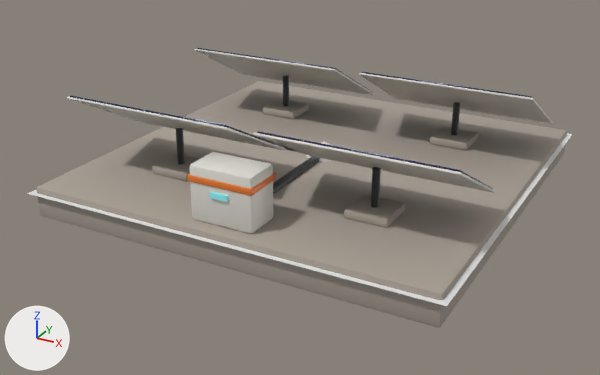
One commit to the glTF model res/models/placement/power/solar_array_2x2.gltf: the scene before it, then after it.
Camera for both pictures: a 50 mm camera at (3.51, -6.87, 3.09) aimed at (-0.11, -0.3, -0.19). Lighting does not change. The marker at lower left points along +X, +Y and +Z. The picture after the commit comes second. Where no turn or scale is listed for an object, it has been applied to the vertices.

In view in the first picture: '%P%Footprint', 'SolarArray' and 1 more.
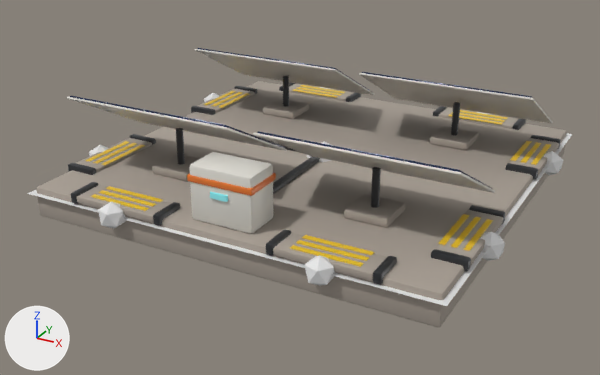
Where the change shows, as pixel boxes (x1, y1, x2, y2) in the pictures (600 x 375 px):
'%V%AnchorOut.007+', added: after (266, 229, 397, 285)
'%V%AnchorOut+', added: after (431, 205, 505, 271)
'%V%AnchorOut.006+', added: after (71, 182, 180, 226)
'%V%AnchorOut.002+', added: after (68, 134, 156, 175)
'%V%AnchorOut.001+', added: after (505, 135, 561, 180)
'%V%AnchorOut.005+', added: after (433, 106, 526, 130)
'%V%AnchorOut.003+', added: after (191, 86, 257, 115)
'%V%AnchorOut.004+', added: after (279, 82, 361, 102)
'%P%AnchorOut.007', added: after (305, 255, 334, 286)
'%P%AnchorOut.006', added: after (98, 201, 126, 229)
'%P%AnchorOut', added: after (481, 232, 505, 261)
'%P%AnchorOut.001', added: after (543, 151, 563, 175)
'%P%AnchorOut.002', added (mostly hidden): after (89, 145, 108, 156)
'%P%AnchorOut.003', added: after (204, 93, 219, 102)

Patch to the scene script:
```diff
--- a/res/models/placement/power/solar_array_2x2.gltf.py
+++ b/res/models/placement/power/solar_array_2x2.gltf.py
@@ ob_v_anchorout_007 @@
+ob_v_anchorout_007 = bpy.data.objects.new('%V%AnchorOut.007+', me_v_anchorout_007)  # 192 vertices, 360 faces; spans x 0.51..1.49, y -1.98..-1.675, z 0.01..0.11; in mat_concrete (grey #aaa095), mat_frame_graphite (dark grey #35373a), mat_hazard_yellow (yellow #edc427)
+ob_v_anchorout_007.location = (0.0, 0.0, 0.0)
@@ ob_v_anchorout_006 @@
+ob_v_anchorout_006 = bpy.data.objects.new('%V%AnchorOut.006+', me_v_anchorout_006)  # 192 vertices, 360 faces; spans x -1.49..-0.51, y -1.98..-1.675, z 0.01..0.11; in mat_concrete (grey #aaa095), mat_frame_graphite (dark grey #35373a), mat_hazard_yellow (yellow #edc427)
+ob_v_anchorout_006.location = (0.0, 0.0, 0.0)
@@ ob_v_anchorout_005 @@
+ob_v_anchorout_005 = bpy.data.objects.new('%V%AnchorOut.005+', me_v_anchorout_005)  # 192 vertices, 360 faces; spans x 0.51..1.49, y 1.675..1.98, z 0.01..0.11; in mat_concrete (grey #aaa095), mat_frame_graphite (dark grey #35373a), mat_hazard_yellow (yellow #edc427)
+ob_v_anchorout_005.location = (0.0, 0.0, 0.0)
@@ ob_v_anchorout_004 @@
+ob_v_anchorout_004 = bpy.data.objects.new('%V%AnchorOut.004+', me_v_anchorout_004)  # 192 vertices, 360 faces; spans x -1.49..-0.51, y 1.675..1.98, z 0.01..0.11; in mat_concrete (grey #aaa095), mat_frame_graphite (dark grey #35373a), mat_hazard_yellow (yellow #edc427)
+ob_v_anchorout_004.location = (0.0, 0.0, 0.0)
@@ ob_v_anchorout_003 @@
+ob_v_anchorout_003 = bpy.data.objects.new('%V%AnchorOut.003+', me_v_anchorout_003)  # 192 vertices, 360 faces; spans x -1.98..-1.675, y 0.51..1.49, z 0.01..0.11; in mat_concrete (grey #aaa095), mat_frame_graphite (dark grey #35373a), mat_hazard_yellow (yellow #edc427)
+ob_v_anchorout_003.location = (0.0, 0.0, 0.0)
@@ ob_v_anchorout_002 @@
+ob_v_anchorout_002 = bpy.data.objects.new('%V%AnchorOut.002+', me_v_anchorout_002)  # 192 vertices, 360 faces; spans x -1.98..-1.675, y -1.49..-0.51, z 0.01..0.11; in mat_concrete (grey #aaa095), mat_frame_graphite (dark grey #35373a), mat_hazard_yellow (yellow #edc427)
+ob_v_anchorout_002.location = (0.0, 0.0, 0.0)
@@ ob_v_anchorout_001 @@
+ob_v_anchorout_001 = bpy.data.objects.new('%V%AnchorOut.001+', me_v_anchorout_001)  # 192 vertices, 360 faces; spans x 1.675..1.98, y 0.51..1.49, z 0.01..0.11; in mat_concrete (grey #aaa095), mat_frame_graphite (dark grey #35373a), mat_hazard_yellow (yellow #edc427)
+ob_v_anchorout_001.location = (0.0, 0.0, 0.0)
@@ ob_v_anchorout @@
+ob_v_anchorout = bpy.data.objects.new('%V%AnchorOut+', me_v_anchorout)  # 192 vertices, 360 faces; spans x 1.675..1.98, y -1.49..-0.51, z 0.01..0.11; in mat_concrete (grey #aaa095), mat_frame_graphite (dark grey #35373a), mat_hazard_yellow (yellow #edc427)
+ob_v_anchorout.location = (0.0, 0.0, 0.0)
@@ ob_p_anchorout_007 @@
+ob_p_anchorout_007 = bpy.data.objects.new('%P%AnchorOut.007', me_p_anchorout_007)  # an icosphere of 20 faces spanning x -0.116..0.116, y -0.111..0.111, z -0.13..0.13; in mat_p (white #e7e7e7)
+ob_p_anchorout_007.location = (1.0, -2.0, 0.013)
@@ ob_p_anchorout_006 @@
+ob_p_anchorout_006 = bpy.data.objects.new('%P%AnchorOut.006', me_p_anchorout_007.copy())
+ob_p_anchorout_006.location = (-1.0, -2.0, 0.013)
@@ ob_p_anchorout_003 @@
+ob_p_anchorout_003 = bpy.data.objects.new('%P%AnchorOut.003', me_p_anchorout_007.copy())
+ob_p_anchorout_003.location = (-2.0, 1.0, 0.013)
@@ ob_p_anchorout_002 @@
+ob_p_anchorout_002 = bpy.data.objects.new('%P%AnchorOut.002', me_p_anchorout_007.copy())
+ob_p_anchorout_002.location = (-2.0, -1.0, 0.013)
@@ ob_p_anchorout_001 @@
+ob_p_anchorout_001 = bpy.data.objects.new('%P%AnchorOut.001', me_p_anchorout_007.copy())
+ob_p_anchorout_001.location = (2.0, 1.0, 0.013)
@@ ob_p_anchorout @@
+ob_p_anchorout = bpy.data.objects.new('%P%AnchorOut', me_p_anchorout_007.copy())
+ob_p_anchorout.location = (2.0, -1.0, 0.013)
```
